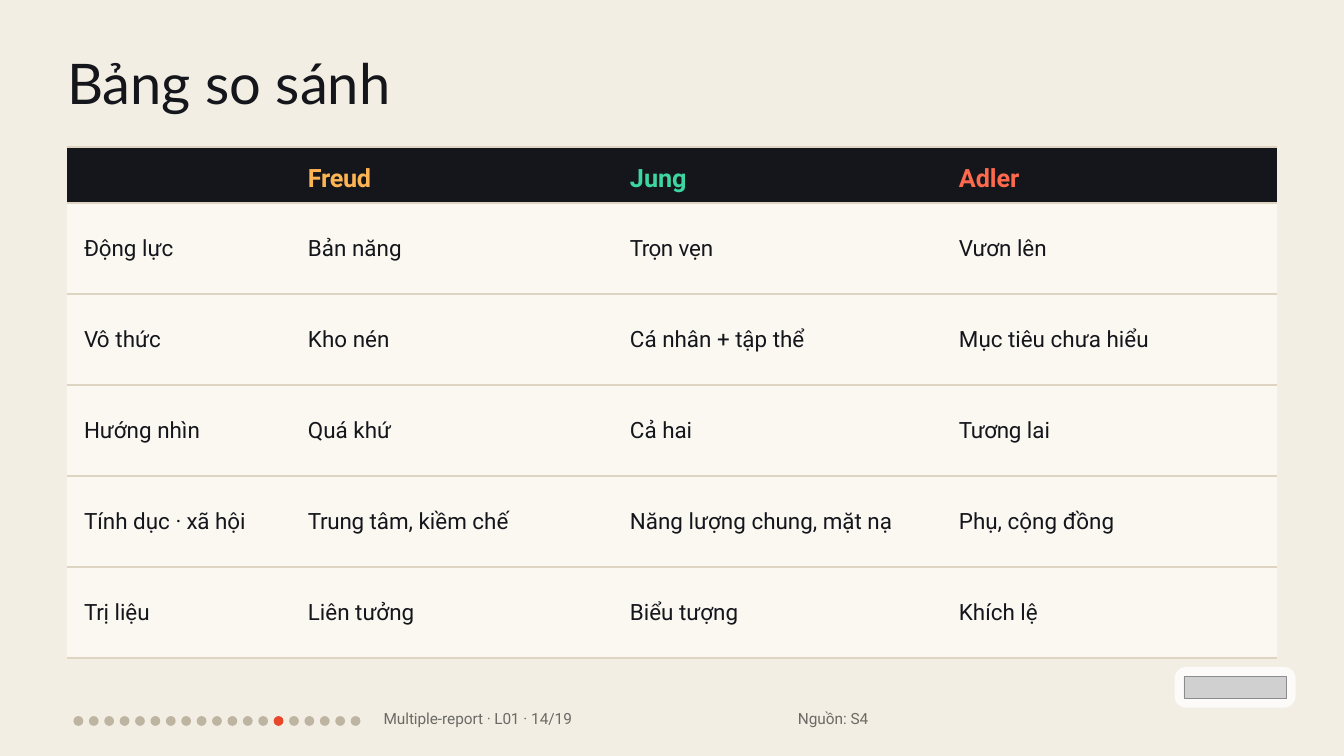
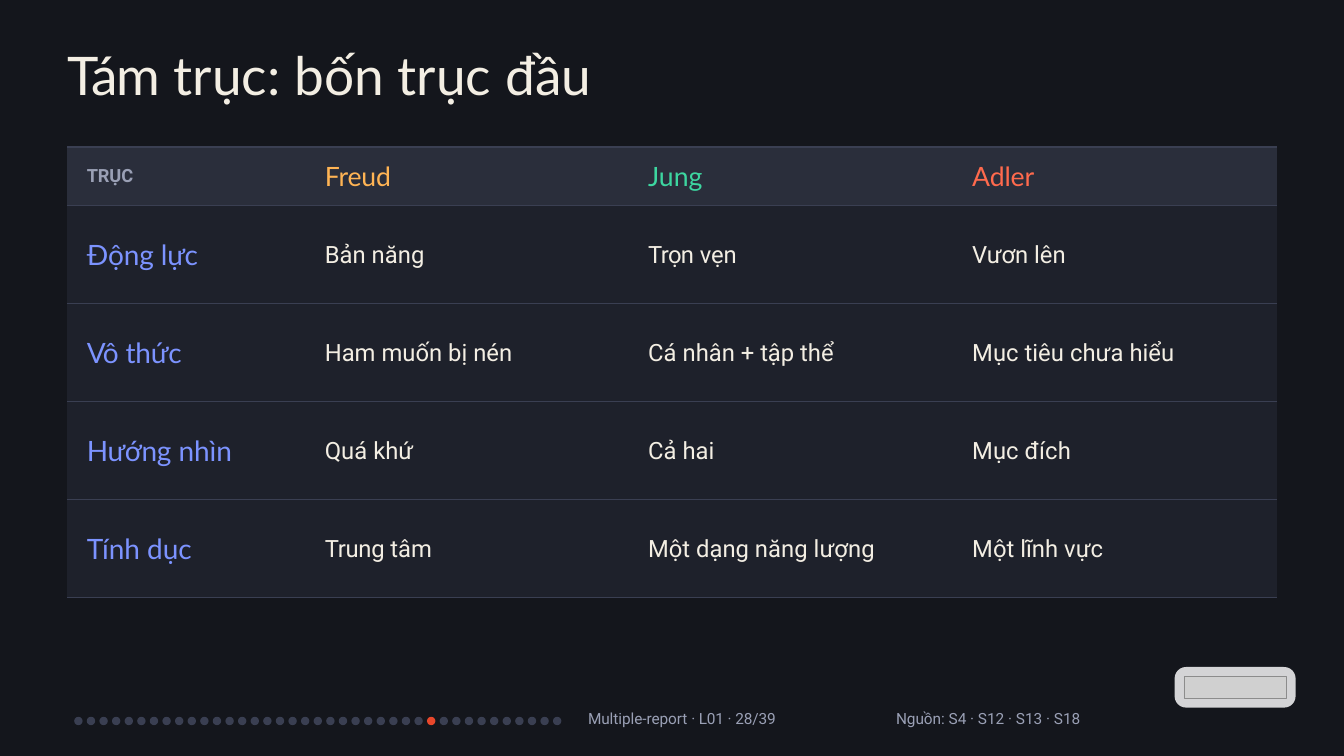
Before and after one commit to vohoailinh90/Multiple-report, a slide deck: slide 29 of lessons/L01/L01.pptx (slide 14 before the commit). Drawn at 1344x756 pixels with LibreOffice and Linux fonts; fonts in the diff are those of the drawing; grey boxes stand for pictures. Boxes give left, top, right and bottom in pixels: in the first picture for what was removed or moved away, otherwise in the second. Text is boxed around its words. In the diff, an @@ line names an element or a change of style, - is before the commit and + after.

```diff
--- a/lessons/L01/L01.pptx
+++ b/lessons/L01/L01.pptx
@@ background #F3EEE3 to #14161C @@
@@ text added at (67, 52, 591, 105), 57 pt, text #F3EEE3 @@
+Tám trục: bốn trục đầu
@@ text removed at (67, 62, 391, 115) @@
-Bảng so sánh
@@ table at (67, 147, 1276, 568) @@
-row 1, column 1: 
+row 1, column 1: TRỤC
-row 3: Vô thức | Kho nén | Cá nhân + tập thể | Mục tiêu chưa hiểu
-row 4: Hướng nhìn | Quá khứ | Cả hai | Tương lai
-row 5: Tính dục · xã hội | Trung tâm, kiềm chế | Năng lượng chung, mặt nạ | Phụ, cộng đồng
-row 6: Trị liệu | Liên tưởng | Biểu tượng | Khích lệ
+row 3: Vô thức | Ham muốn bị nén | Cá nhân + tập thể | Mục tiêu chưa hiểu
+row 4: Hướng nhìn | Quá khứ | Cả hai | Mục đích
+row 5: Tính dục | Trung tâm | Một dạng năng lượng | Một lĩnh vực
@@ ellipse: place and size @@
-ellipse at (89, 716, 99, 726)
+ellipse at (87, 717, 95, 725)
@@ ellipse added at (112, 717, 120, 725), fill #3A3F52 @@
@@ ellipse added at (175, 717, 183, 725), fill #3A3F52 @@
@@ fill #BDB5A2 to #3A3F52 in 18 elements at (74, 717, 82, 725), (213, 717, 221, 725), (351, 717, 360, 725), (137, 717, 145, 725), (150, 717, 158, 725), (288, 717, 296, 725), (200, 717, 208, 725), (339, 717, 347, 725), (87, 717, 95, 725), (124, 717, 132, 725), (225, 717, 233, 725), (163, 717, 171, 725), (263, 717, 271, 725), (301, 717, 309, 725), (187, 717, 196, 725), (326, 717, 334, 725), (99, 717, 108, 725), (238, 717, 246, 725) @@
@@ 5 ellipses: place and size @@
-5 ellipses at (104, 716, 314, 726)
+5 ellipses at (99, 717, 309, 725)
@@ ellipse added at (251, 717, 259, 725), fill #3A3F52 @@
@@ ellipse added at (276, 717, 284, 725), fill #3A3F52 @@
@@ ellipse added at (314, 717, 322, 725), fill #3A3F52 @@
@@ 5 ellipses: place and size @@
-5 ellipses at (120, 716, 345, 726)
+5 ellipses at (124, 717, 347, 725)
@@ ellipse added at (364, 717, 372, 725), fill #3A3F52 @@
@@ ellipse added at (376, 717, 384, 725), fill #3A3F52 @@
@@ ellipse added at (389, 717, 397, 725), fill #3A3F52 @@
@@ ellipse added at (402, 717, 410, 725), fill #3A3F52 @@
@@ ellipse added at (415, 717, 423, 725), fill #3A3F52 @@
@@ ellipse: place and size @@
-ellipse at (274, 716, 284, 726)
+ellipse at (427, 717, 435, 725)
@@ ellipse added at (439, 717, 448, 725), fill #3A3F52 @@
@@ ellipse added at (452, 717, 460, 725), fill #3A3F52 @@
@@ ellipse added at (465, 717, 473, 725), fill #3A3F52 @@
@@ ellipse added at (477, 717, 485, 725), fill #3A3F52 @@
@@ ellipse added at (490, 717, 498, 725), fill #3A3F52 @@
@@ ellipse added at (503, 717, 511, 725), fill #3A3F52 @@
@@ ellipse added at (515, 717, 523, 725), fill #3A3F52 @@
@@ ellipse added at (528, 717, 536, 725), fill #3A3F52 @@
@@ ellipse added at (540, 717, 548, 725), fill #3A3F52 @@
@@ ellipse added at (553, 717, 561, 725), fill #3A3F52 @@
@@ text at (588, 712, 775, 727): text changed; text colour #6B6A66 to #9AA0B5 @@
-Multiple-report · L01 · 14/19
+Multiple-report · L01 · 28/39
@@ text at (896, 711, 1080, 727): text changed; text colour #6B6A66 to #9AA0B5 @@
-Nguồn: S4
+Nguồn: S4 · S12 · S13 · S18
```
Also in this commit, not shown: 6 other slides changed, 32 slides added, 12 slides removed, 2 other files.
